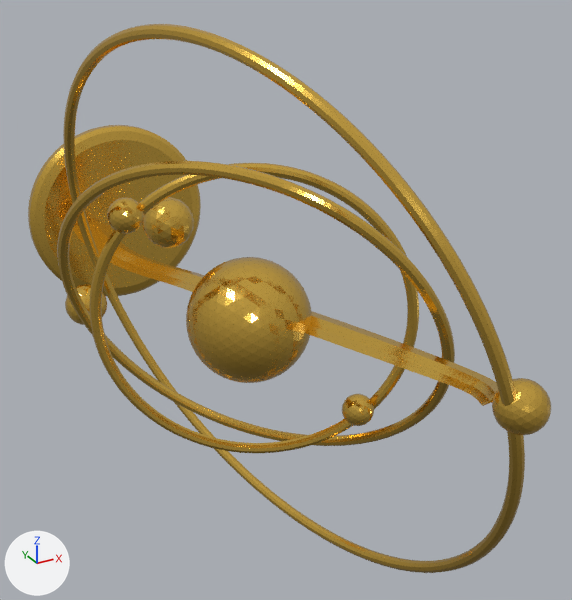
One commit to the glTF model assets-src/models/physics.glb: the scene before it, then after it.
Camera for both pictures: a 50 mm camera at (-1.03, -3.53, 1.11) aimed at (0.19, -1.33, 0.01). The axes (+X, +Y, +Z) are drawn at lower left. The lights are the same throughout. The first picture is the older version. Where no turn or scale is listed for an object, it has been applied to the vertices.

Names of what the first picture shows: 'physics_part_00', 'physics_part_01', 'physics_part_02', 'physics_part_03', 'physics_part_04', 'physics_part_05', 'physics_part_07', 'physics_part_08', 'physics_part_09', 'physics_part_11' and 1 more.
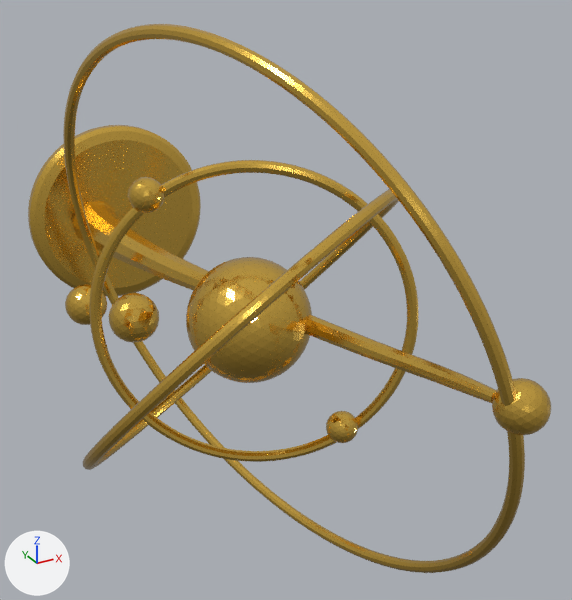
Diff of the bpy script that builds the scene:
```diff
--- a/assets-src/models/physics.glb.py
+++ b/assets-src/models/physics.glb.py
@@ me_physics_part_11 @@
 # used by ob_physics_part_11; location = (0.0, 0.0, 0.0)
-me_physics_part_11.from_pydata(...)  # 162 vertices, 320 faces; spans x -0.194..-0.014, y -1.088..-0.908, z 0.152..0.332
+me_physics_part_11.from_pydata(...)  # 162 vertices, 320 faces; spans x -0.345..-0.165, y -1.088..-0.908, z -0.182..-0.002
+# me_physics_part_11 part 1: the whole mesh is turned -90 degrees about the y axis through its middle, then moved by (-0.152, 0.0, -0.334)
 me_physics_part_11.materials.append(mat_museum_gold)
@@ me_physics_part_09 @@
 # used by ob_physics_part_09; location = (0.0, 0.0, 0.0)
-me_physics_part_09.from_pydata(...)  # 162 vertices, 320 faces; spans x -0.3964..-0.2865, y -1.339..-1.229, z 0.3298..0.4382
+me_physics_part_09.from_pydata(...)  # 162 vertices, 320 faces; spans x -0.3267..-0.2177, y -1.339..-1.229, z 0.3832..0.4922
+# me_physics_part_09 part 2: the whole mesh is turned 10 degrees about the y axis through its middle, then moved by (0.0693, 0.0, 0.0537)
 me_physics_part_09.materials.append(mat_museum_gold)
@@ me_physics_part_08 @@
 # used by ob_physics_part_08; location = (0.0, 0.0, 0.0)
-me_physics_part_08.from_pydata(...)  # 162 vertices, 320 faces; spans x 0.258..0.3679, y -1.6628..-1.5528, z -0.3713..-0.2628
+me_physics_part_08.from_pydata(...)  # 162 vertices, 320 faces; spans x 0.196..0.305, y -1.6628..-1.5528, z -0.4208..-0.3119
+# me_physics_part_08 part 3: the whole mesh is turned 10 degrees about the y axis through its middle, then moved by (-0.0624, 0.0, -0.0493)
 me_physics_part_08.materials.append(mat_museum_gold)
@@ me_physics_part_05 @@
 # used by ob_physics_part_05; location = (0.0, 0.0, 0.0)
-me_physics_part_05.from_pydata(...)  # 2200 vertices, 4400 faces; spans x -0.509..0.484, y -1.967..-0.898, z -0.607..0.605
+me_physics_part_05.from_pydata(...)  # 2200 vertices, 4400 faces; spans x -0.619..0.594, y -1.967..-0.898, z -0.497..0.495
+# me_physics_part_05 part 4: the whole mesh is turned -90 degrees about the y axis through its middle
 me_physics_part_05.materials.append(mat_museum_gold)
@@ me_physics_part_03 @@
 # used by ob_physics_part_03; location = (0.0, 0.0, 0.0)
-me_physics_part_03.from_pydata(...)  # 2200 vertices, 4400 faces; spans x -0.454..0.491, y -1.691..-1.152, z -0.529..0.54
+me_physics_part_03.from_pydata(...)  # 2200 vertices, 4400 faces; spans x -0.455..0.488, y -1.691..-1.152, z -0.533..0.538
+# me_physics_part_03 part 5: the whole mesh is turned 10 degrees about the y axis through its middle, then moved by (-0.002, 0.0, -0.003)
 me_physics_part_03.materials.append(mat_museum_gold)
@@ me_physics_part_01 @@
 # used by ob_physics_part_01; location = (0.0, 0.0, 0.0)
-me_physics_part_01.from_pydata(...)  # 656 vertices, 1308 faces; spans x -0.24..0.32, y -2.32..-0.04, z -0.07..0.13
+me_physics_part_01.from_pydata(...)  # 2892 vertices, 5780 faces; spans x -0.23..0.26, y -2.31..-0.02, z -0.12..0.14
+# me_physics_part_01 part 6: 13 vertices moved within x -0.11..0.26, y -2.31..-0.63, z -0.06..0.13; 615 vertices removed from x -0.24..0.32, y -2.32..-0.04, z -0.07..0.13; 2851 vertices added at x -0.23..0.26, y -2.31..-0.02, z -0.12..0.14
 me_physics_part_01.materials.append(mat_museum_gold)
```

Location of each change, (x1, y1, x2, y2) in pixels of the pictures (572 x 600 px):
'physics_part_05', turned: before (57, 161, 455, 446); after (83, 189, 399, 470)
'physics_part_03', turned: before (89, 163, 419, 453); after (89, 160, 418, 462)
'physics_part_01', reshaped (9% taller): before (73, 221, 498, 406); after (73, 201, 495, 403)
'physics_part_11', moved, turned: before (142, 197, 194, 248); after (109, 293, 159, 343)
'physics_part_09', moved, turned: before (107, 197, 144, 234); after (128, 177, 164, 213)
'physics_part_08', moved, turned: before (342, 394, 374, 426); after (326, 411, 358, 443)
